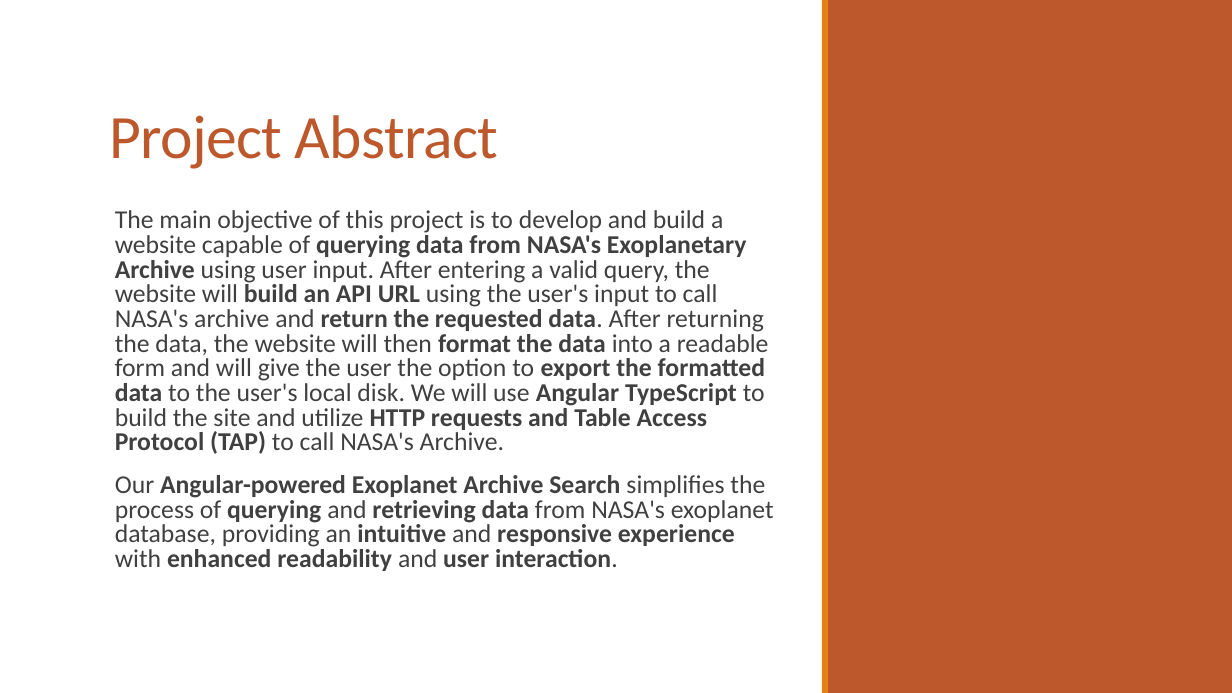
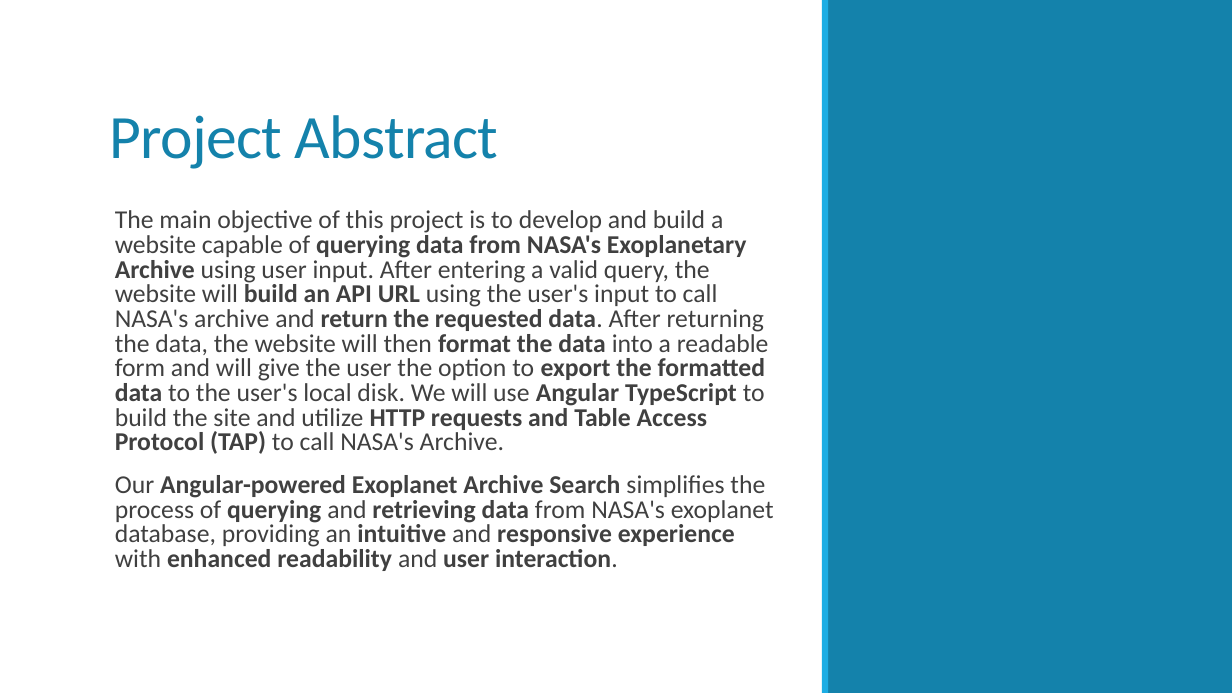
Before and after one commit to jarvisar/senior-design, a slide deck: slide 3 of Final Project Presentation.pptx. Drawn at 1232x693 pixels with LibreOffice and Linux fonts; fonts in the diff are those of the drawing. Boxes give left, top, right and bottom in pixels: in the first picture for what was removed or moved away, otherwise in the second. Text is boxed around its words. In the diff, an @@ line names an element or a change of style, - is before the commit and + after.

```diff
--- a/Final Project Presentation.pptx
+++ b/Final Project Presentation.pptx
@@ title "Project Abstract" at <box>109,115,498,169</box>: text colour #BD582C to #1482AB @@
@@ rectangle at <box>822,0,828,693</box>: fill #E48312 to #1CADE4 @@
@@ rectangle at <box>823,0,1232,693</box>: fill #BD582C to #1482AB @@
@@ rectangle at <box>0,647,1232,693</box>: fill #BD582C to #1482AB @@
@@ rectangle at <box>0,640,1232,647</box>: fill #E48312 to #1CADE4 @@
```
Also in this commit, not shown: 9 other slides changed.
